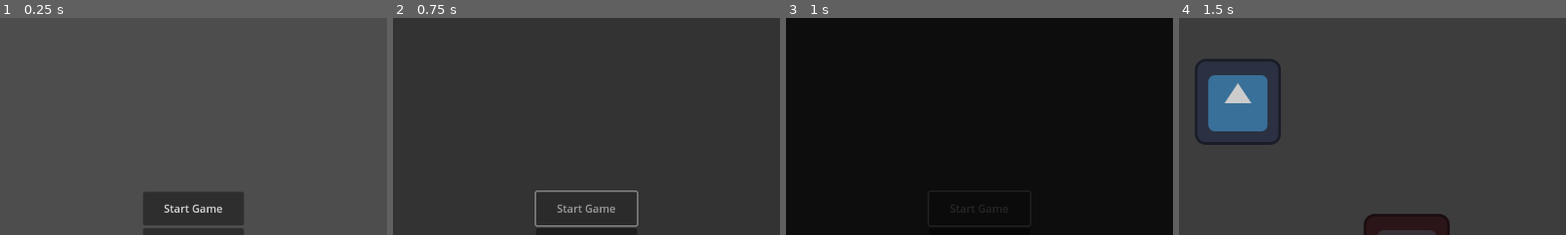
Above: before the commit, frames 1-4 (left to right).
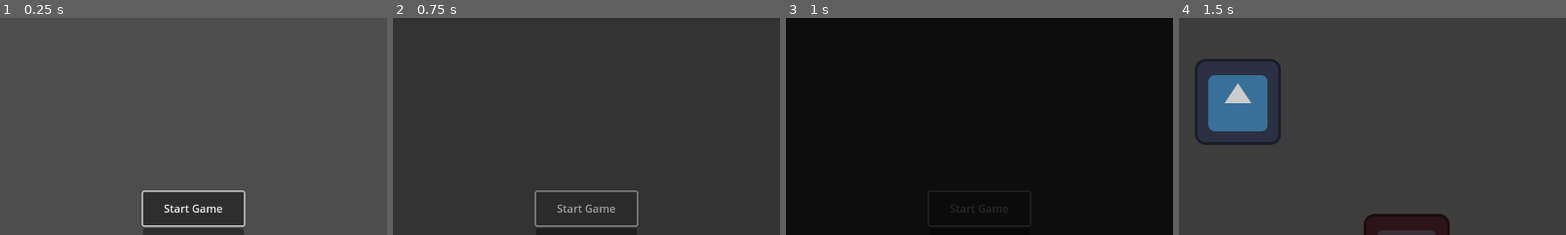
Above: after the commit, the same moments.

Repository: TheJP/GMTKGameJam2023
Game: Godot game, scene res://titleScreen.tscn
Two runs of this game, one before a commit and one after it. Both use one fixed random seed, a clock stepped at 60 frames per second and the inputs below. The engine's default icon, where the game draws it, is replaced by a stand-in: a white triangle on a blue panel in a dark square.
Inputs:
- Up to frame 1 (0.25 s): no input
- Up to frame 2 (0.75 s): click "Start Game" at 0.5 s
- Up to frame 3 (1 s): no input
- Up to frame 4 (1.5 s): tap Enter (ui_accept) at 1.25 s; hold Right (ui_right, bound only before the commit) from 1.28 s (still down)
The pictures show only the part of the screen within x 25-75%, y 2-52%; the shares and areas given below are measured in that part.

The runs differ from the first frame. In frame 1, 0.6% of the frame differs, in the area x 36-64%, y 79-97%; in frame 2, nothing differs; in frame 3, nothing differs; in frame 4, nothing differs.

Commit message:
UI controlled by WASD Keys

Diff:
--- a/GMTKGameJam2023/UIElements/TitleScreen.gd
+++ b/GMTKGameJam2023/UIElements/TitleScreen.gd
@@ -1,4 +1,9 @@
 extends Control
+
+@onready var start_game_button = %"Start Game Button"
+
+func _ready():
+	start_game_button.grab_focus()
 
 func _on_start_game_button_pressed():
 	get_tree().paused = true
--- a/GMTKGameJam2023/main.tscn
+++ b/GMTKGameJam2023/main.tscn
@@ -1,7 +1,7 @@
 [gd_scene load_steps=3 format=3 uid="uid://mbeobntp8kph"]
 
-[ext_resource type="PackedScene" uid="uid://dacjlbk3ddu34" path="res://player/player.tscn" id="1_yi55a"]
-[ext_resource type="PackedScene" uid="uid://dugyay08um7n5" path="res://enemy/enemy.tscn" id="2_lexij"]
+[ext_resource type="PackedScene" uid="uid://j08p20qy4uir" path="res://player/player.tscn" id="1_yi55a"]
+[ext_resource type="PackedScene" uid="uid://dugyay08um7n5" path="res://Enemy/enemy.tscn" id="2_lexij"]
 
 [node name="Game" type="Node"]
 
--- a/GMTKGameJam2023/project.godot
+++ b/GMTKGameJam2023/project.godot
@@ -21,6 +21,34 @@
 
 [input]
 
+ui_left={
+"deadzone": 0.5,
+"events": [Object(InputEventKey,"resource_local_to_scene":false,"resource_name":"","device":-1,"window_id":0,"alt_pressed":false,"shift_pressed":false,"ctrl_pressed":false,"meta_pressed":false,"pressed":false,"keycode":65,"physical_keycode":0,"key_label":0,"unicode":97,"echo":false,"script":null)
+, Object(InputEventJoypadButton,"resource_local_to_scene":false,"resource_name":"","device":0,"button_index":13,"pressure":0.0,"pressed":false,"script":null)
+, Object(InputEventJoypadMotion,"resource_local_to_scene":false,"resource_name":"","device":0,"axis":0,"axis_value":-1.0,"script":null)
+]
+}
+ui_right={
+"deadzone": 0.5,
+"events": [Object(InputEventKey,"resource_local_to_scene":false,"resource_name":"","device":-1,"window_id":0,"alt_pressed":false,"shift_pressed":false,"ctrl_pressed":false,"meta_pressed":false,"pressed":false,"keycode":68,"physical_keycode":0,"key_label":0,"unicode":100,"echo":false,"script":null)
+, Object(InputEventJoypadButton,"resource_local_to_scene":false,"resource_name":"","device":0,"button_index":14,"pressure":0.0,"pressed":false,"script":null)
+, Object(InputEventJoypadMotion,"resource_local_to_scene":false,"resource_name":"","device":0,"axis":0,"axis_value":1.0,"script":null)
+]
+}
+ui_up={
+"deadzone": 0.5,
+"events": [Object(InputEventKey,"resource_local_to_scene":false,"resource_name":"","device":-1,"window_id":0,"alt_pressed":false,"shift_pressed":false,"ctrl_pressed":false,"meta_pressed":false,"pressed":false,"keycode":87,"physical_keycode":0,"key_label":0,"unicode":119,"echo":false,"script":null)
+, Object(InputEventJoypadButton,"resource_local_to_scene":false,"resource_name":"","device":0,"button_index":11,"pressure":0.0,"pressed":false,"script":null)
+, Object(InputEventJoypadMotion,"resource_local_to_scene":false,"resource_name":"","device":0,"axis":1,"axis_value":-1.0,"script":null)
+]
+}
+ui_down={
+"deadzone": 0.5,
+"events": [Object(InputEventKey,"resource_local_to_scene":false,"resource_name":"","device":-1,"window_id":0,"alt_pressed":false,"shift_pressed":false,"ctrl_pressed":false,"meta_pressed":false,"pressed":false,"keycode":83,"physical_keycode":0,"key_label":0,"unicode":115,"echo":false,"script":null)
+, Object(InputEventJoypadButton,"resource_local_to_scene":false,"resource_name":"","device":0,"button_index":12,"pressure":0.0,"pressed":false,"script":null)
+, Object(InputEventJoypadMotion,"resource_local_to_scene":false,"resource_name":"","device":0,"axis":1,"axis_value":1.0,"script":null)
+]
+}
 move_up={
 "deadzone": 0.5,
 "events": [Object(InputEventKey,"resource_local_to_scene":false,"resource_name":"","device":-1,"window_id":0,"alt_pressed":false,"shift_pressed":false,"ctrl_pressed":false,"meta_pressed":false,"pressed":false,"keycode":0,"physical_keycode":87,"key_label":0,"unicode":119,"echo":false,"script":null)
--- a/GMTKGameJam2023/titleScreen.tscn
+++ b/GMTKGameJam2023/titleScreen.tscn
@@ -26,6 +26,7 @@
 layout_mode = 2
 
 [node name="Start Game Button" type="Button" parent="UI Box/CenterContainer/VBoxContainer"]
+unique_name_in_owner = true
 custom_minimum_size = Vector2(150, 50)
 layout_mode = 2
 text = "Start Game"
Not shown: 1 places in GMTKGameJam2023/Player/player.tscn that only renumber resources
